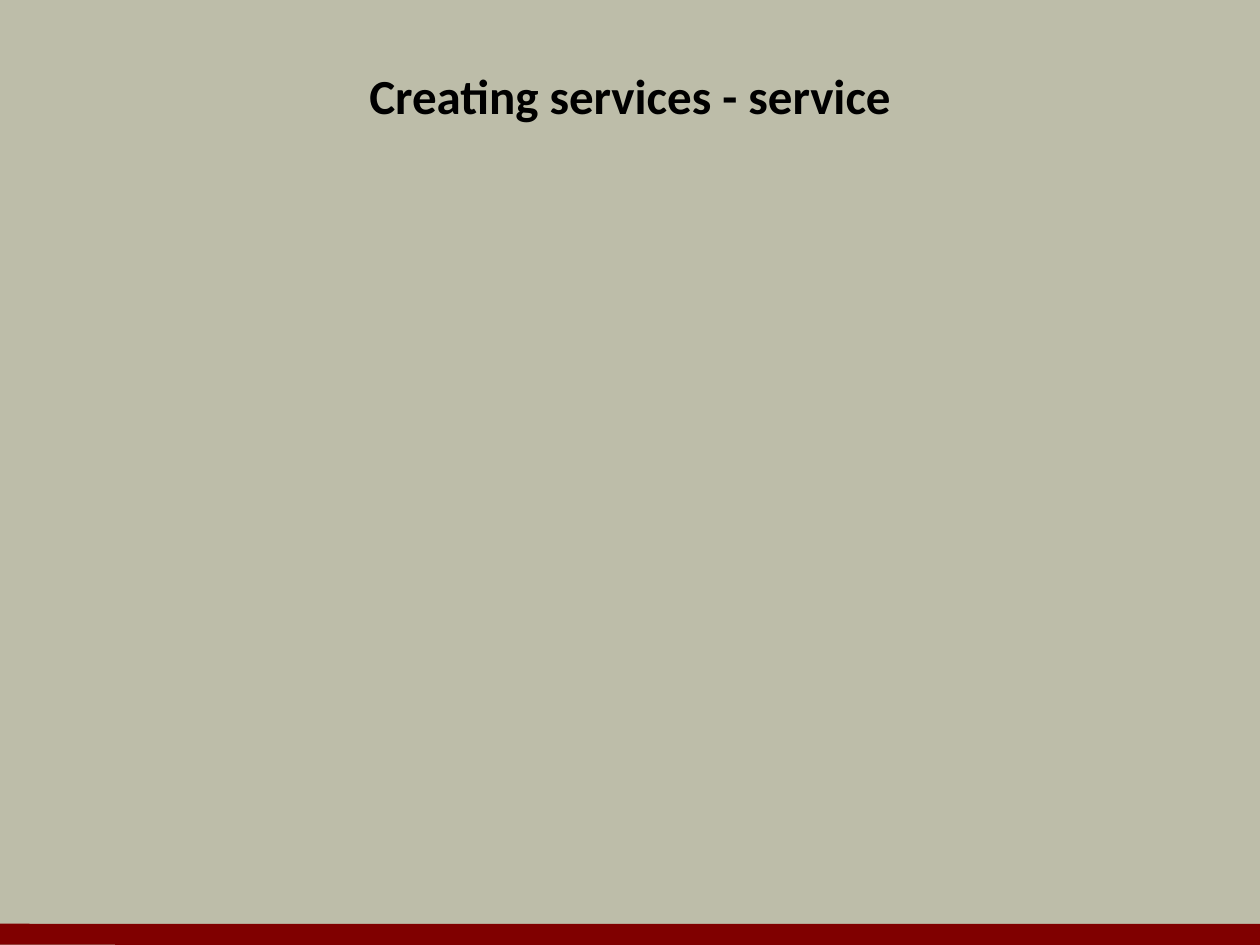
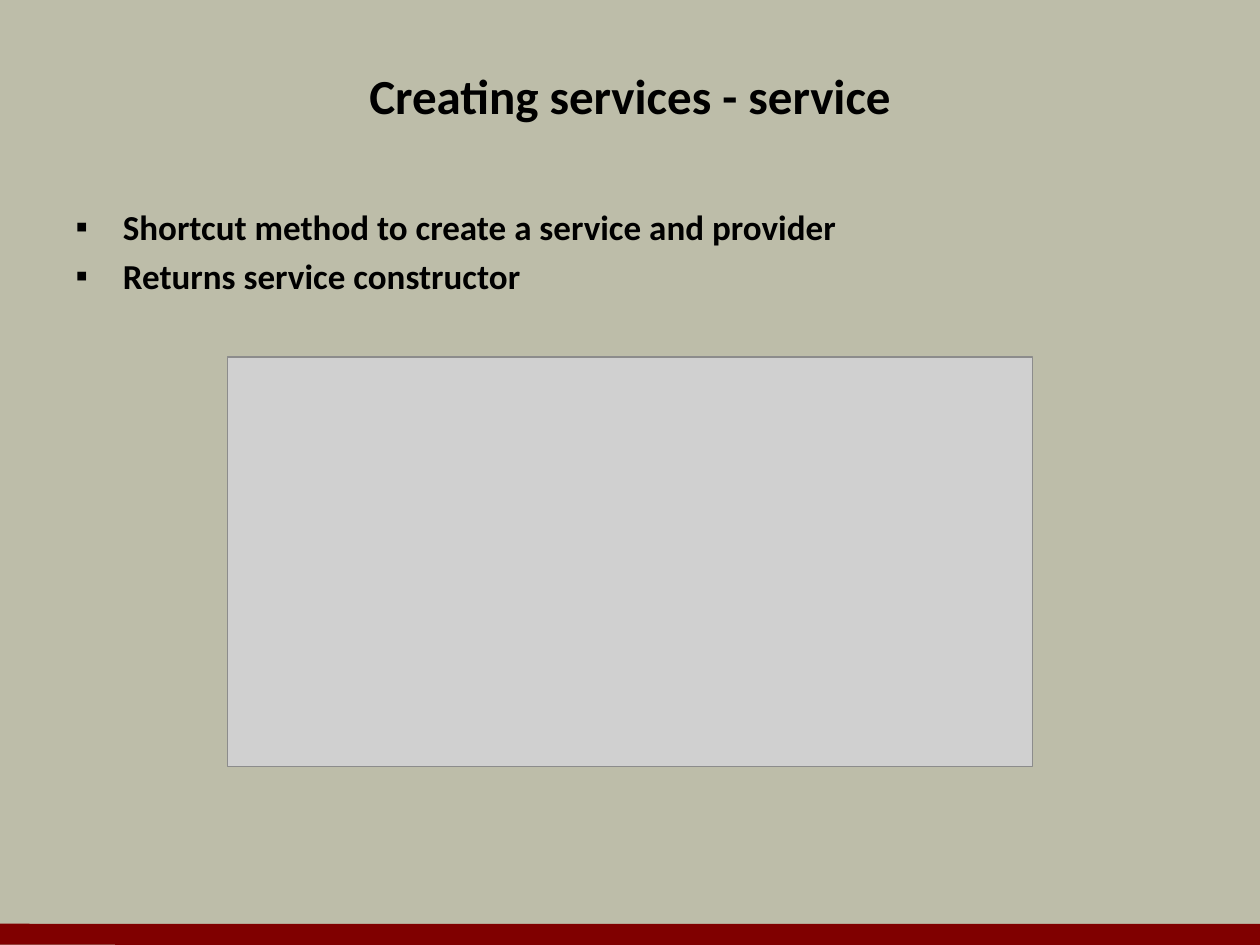
Before and after one commit to OdeToCode/classes, a slide deck: slide 17 of angularjs/slides/04_Services.pptx (slide 18 before the commit). Drawn at 1260x945 pixels with LibreOffice and Linux fonts; fonts in the diff are those of the drawing; grey boxes stand for pictures; background and template pictures are left out. Boxes give left, top, right and bottom in pixels: in the first picture for what was removed or moved away, otherwise in the second. Text is boxed around its words. In the diff, an @@ line names an element or a change of style, - is before the commit and + after.

```diff
--- a/angularjs/slides/04_Services.pptx
+++ b/angularjs/slides/04_Services.pptx
@@ text added at [123,215,836,290], 20 pt, text #000000, bold @@
+▪ Shortcut method to create a service and provider
+▪ Returns service constructor
@@ picture added at [228,357,1033,766] @@
```
Also in this commit, not shown: 14 other slides changed, 5 slides added, 7 slides removed, 36 other files.
